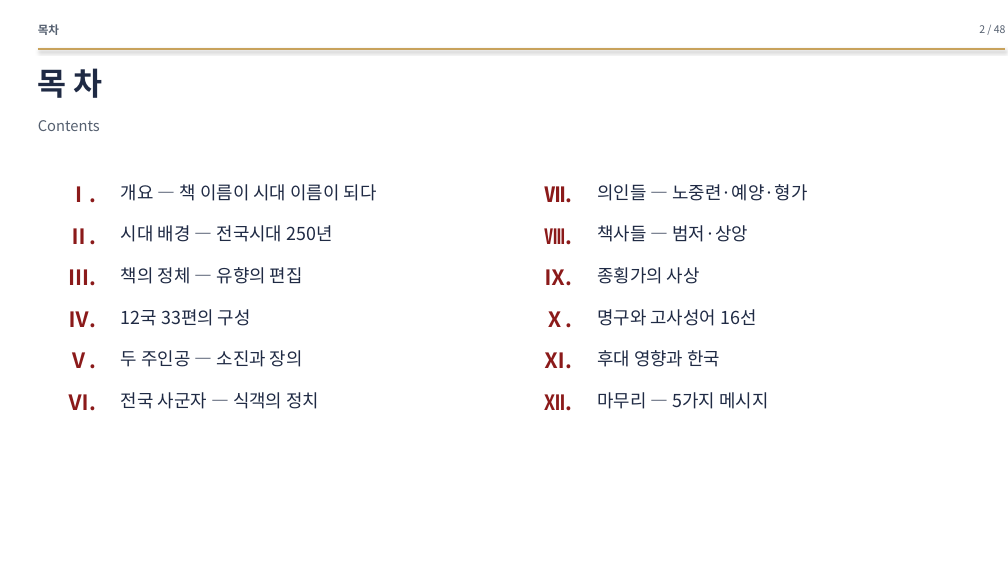
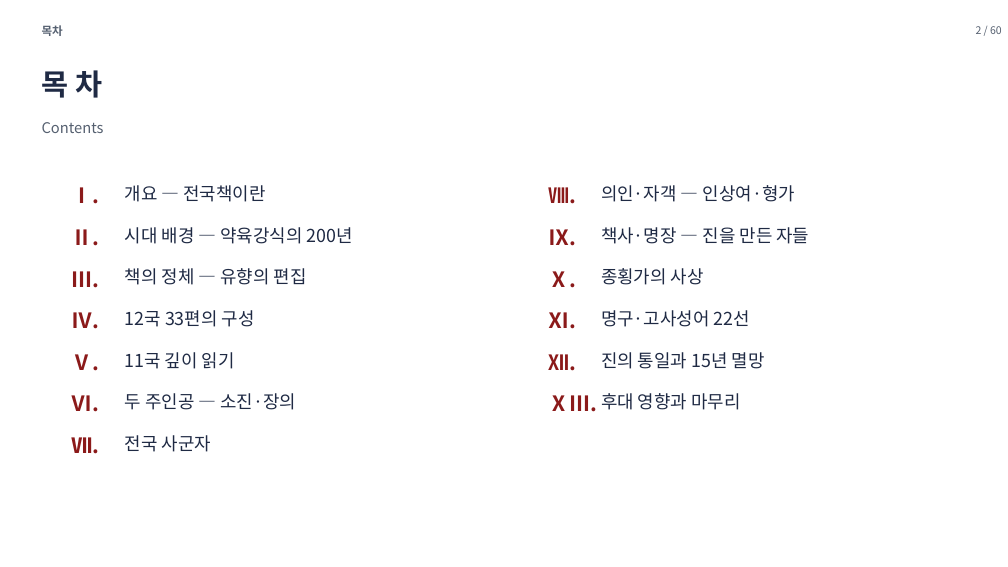
Before and after one commit to hpark1947/Oriental-Classics2, a slide deck: slide 2 of 발표자료/전국책.pptx. Drawn at 1008x567 pixels with LibreOffice and Linux fonts; fonts in the diff are those of the drawing. Boxes give left, top, right and bottom in pixels: in the first picture for what was removed or moved away, otherwise in the second. Text is boxed around its words. In the diff, an @@ line names an element or a change of style, - is before the commit and + after.

```diff
--- a/발표자료/전국책.pptx
+++ b/발표자료/전국책.pptx
@@ text "목차": place and size @@
-text "목차" at [38, 24, 59, 35]
+text "목차" at [42, 25, 63, 36]
@@ text at [976, 26, 1002, 34]: text changed @@
-2 / 48
+2 / 60
@@ line removed from (38, 49) to (1006, 49) @@
@@ text "목 차" at [42, 70, 102, 98]: size 30 to 28 pt @@
@@ text "Contents": place and size @@
-text "Contents" at [38, 120, 100, 131]
+text "Contents" at [42, 122, 104, 133]
@@ text "Ⅰ.": place and size @@
-text "Ⅰ." at [68, 186, 96, 203]
+text "Ⅰ." at [72, 187, 100, 204]
@@ text at [125, 185, 265, 202]: text changed @@
-개요 — 책 이름이 시대 이름이 되다
+개요 — 전국책이란
@@ text "Ⅷ.": place and size @@
-text "Ⅷ." at [544, 228, 572, 245]
+text "Ⅷ." at [548, 187, 576, 204]
@@ text at [601, 185, 795, 202]: text changed @@
-의인들 — 노중련·예양·형가
+의인·자객 — 인상여·형가
@@ text "Ⅱ.": place and size @@
-text "Ⅱ." at [68, 228, 96, 245]
+text "Ⅱ." at [72, 229, 100, 246]
@@ text at [125, 227, 353, 244]: text changed @@
-시대 배경 — 전국시대 250년
+시대 배경 — 약육강식의 200년
@@ text "Ⅸ.": place and size @@
-text "Ⅸ." at [544, 269, 572, 286]
+text "Ⅸ." at [548, 229, 576, 246]
@@ text at [601, 227, 810, 244]: text changed @@
-책사들 — 범저·상앙
+책사·명장 — 진을 만든 자들
@@ text "Ⅲ.": place and size @@
-text "Ⅲ." at [68, 269, 96, 286]
+text "Ⅲ." at [72, 271, 100, 288]
@@ text "책의 정체 — 유향의 편집": place and size @@
-text "책의 정체 — 유향의 편집" at [121, 267, 303, 284]
+text "책의 정체 — 유향의 편집" at [125, 268, 307, 285]
@@ text "Ⅹ.": place and size @@
-text "Ⅹ." at [544, 311, 572, 328]
+text "Ⅹ." at [548, 271, 576, 288]
@@ text "종횡가의 사상": place and size @@
-text "종횡가의 사상" at [597, 267, 700, 284]
+text "종횡가의 사상" at [601, 268, 704, 285]
@@ text "Ⅳ.": place and size @@
-text "Ⅳ." at [68, 311, 96, 328]
+text "Ⅳ." at [72, 312, 100, 329]
@@ text "12국 33편의 구성": place and size @@
-text "12국 33편의 구성" at [121, 309, 251, 326]
+text "12국 33편의 구성" at [125, 310, 255, 327]
@@ text "Ⅺ.": place and size @@
-text "Ⅺ." at [544, 352, 572, 369]
+text "Ⅺ." at [548, 312, 576, 329]
@@ text at [601, 310, 750, 327]: text changed @@
-명구와 고사성어 16선
+명구·고사성어 22선
@@ text "Ⅴ.": place and size @@
-text "Ⅴ." at [68, 352, 96, 369]
+text "Ⅴ." at [72, 354, 100, 371]
@@ text added at [125, 352, 235, 369], 17 pt, text #1F2A44 @@
+11국 깊이 읽기
@@ text "Ⅻ.": place and size @@
-text "Ⅻ." at [544, 394, 572, 411]
+text "Ⅻ." at [548, 354, 576, 371]
@@ text added at [601, 352, 765, 369], 17 pt, text #1F2A44 @@
+진의 통일과 15년 멸망
@@ text "Ⅵ.": place and size @@
-text "Ⅵ." at [68, 394, 96, 411]
+text "Ⅵ." at [72, 395, 100, 412]
@@ text at [125, 393, 296, 410]: text changed @@
-두 주인공 — 소진과 장의
+두 주인공 — 소진·장의
@@ text added at [548, 395, 597, 412], 20 pt, text #8B1A1A, bold @@
+ⅩⅢ.
@@ text removed at [597, 392, 768, 409] @@
-마무리 — 5가지 메시지
@@ text at [601, 393, 740, 410]: text changed @@
-후대 영향과 한국
+후대 영향과 마무리
@@ text "Ⅶ.": place and size @@
-text "Ⅶ." at [544, 186, 572, 203]
+text "Ⅶ." at [72, 437, 100, 454]
@@ text at [125, 435, 211, 452]: text changed @@
-전국 사군자 — 식객의 정치
+전국 사군자
```
Also in this commit, not shown: 3 other slides changed, 56 slides added, 44 slides removed, 2 other files.
